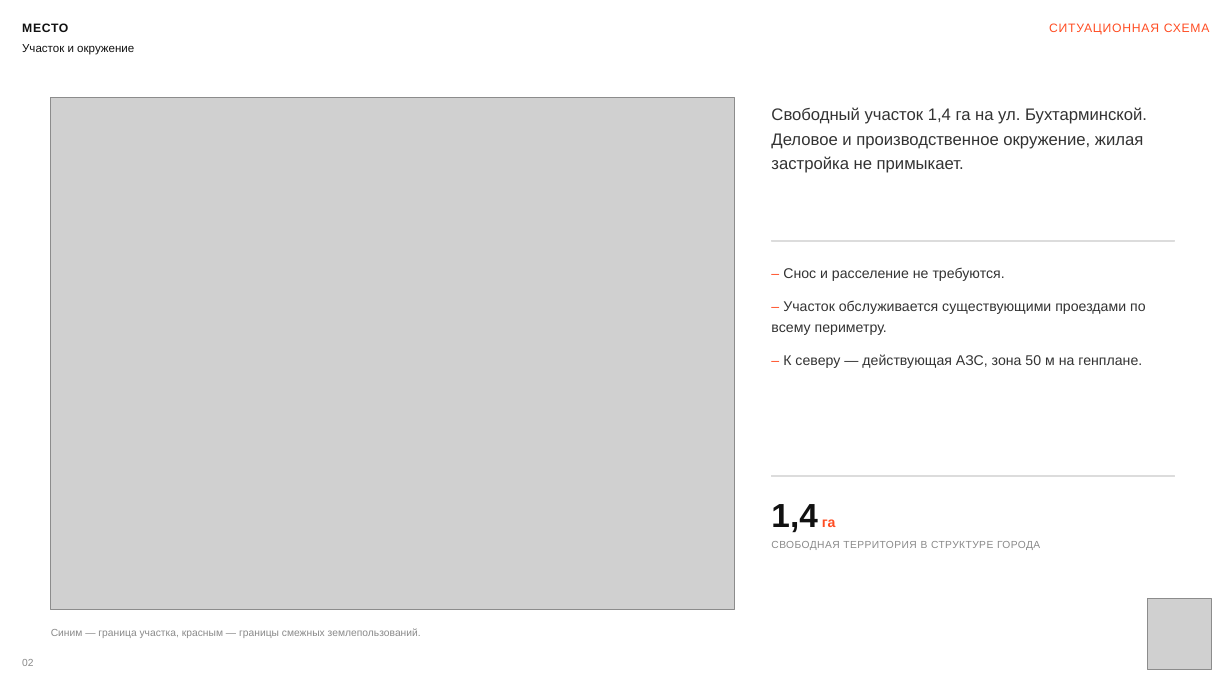
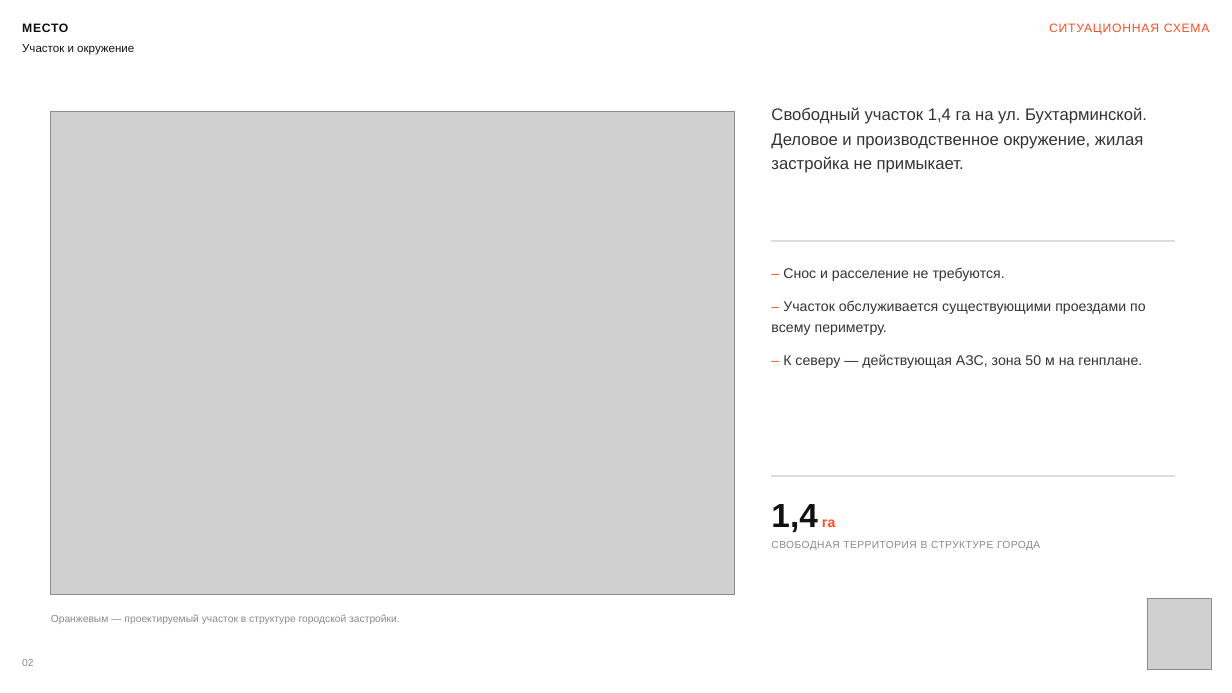
Before and after one commit to kzmeir/most, a slide deck: slide 2 of presentations/aurora-hotel/MOST_Bukhtarminskaya.pptx. Drawn at 1232x693 pixels with LibreOffice and Linux fonts; fonts in the diff are those of the drawing; grey boxes stand for pictures. Boxes give left, top, right and bottom in pixels: in the first picture for what was removed or moved away, otherwise in the second. Text is boxed around its words. In the diff, an @@ line names an element or a change of style, - is before the commit and + after.

```diff
--- a/presentations/aurora-hotel/MOST_Bukhtarminskaya.pptx
+++ b/presentations/aurora-hotel/MOST_Bukhtarminskaya.pptx
@@ picture: place and size @@
-picture at (51,97,735,610)
+picture at (51,111,735,594)
@@ text at (51,614,400,624): text changed @@
-Синим — граница участка, красным — границы смежных землепользований.
+Оранжевым — проектируемый участок в структуре городской застройки.
```
Also in this commit, not shown: 16 other slides changed, 2 slides added, 1 slide removed, 5 other files.
